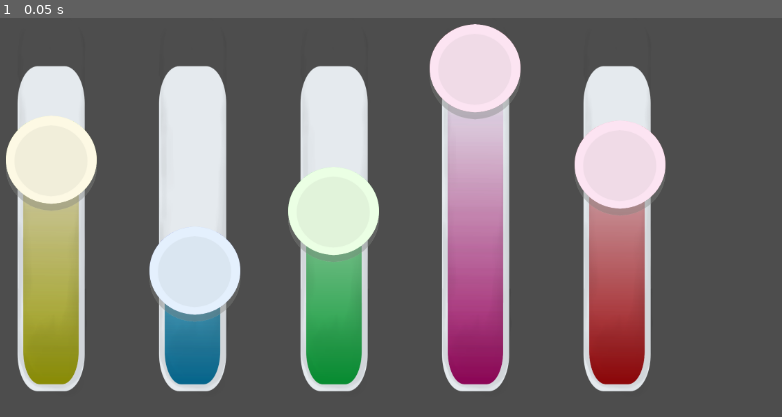
Above: before the commit, frame 1.
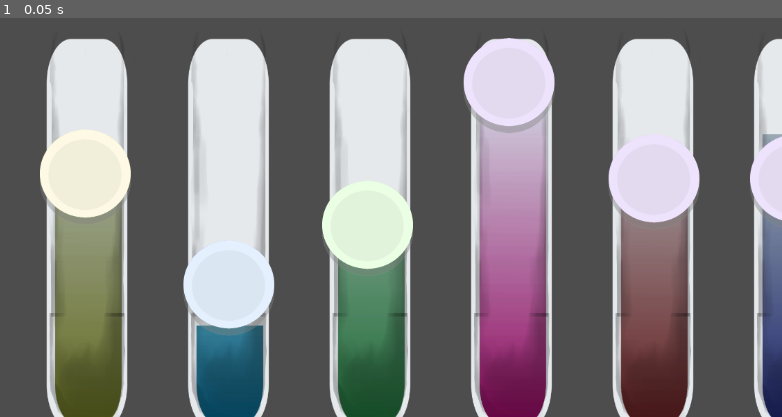
Above: after the commit, the same moment.

Repository: DarilRaf/TheHostage
Game: Godot game, scene res://scenes/all_sliders.tscn
Same seed, same stepped clock (60 frames per second), same inputs: the game is played once before the commit and once after it. This scene is started directly instead of the project's main scene.
Inputs:
- Up to frame 1 (0.05 s): no input

The runs differ from the first frame. In frame 1, 57% of the frame differs, in the area x 0-100%, y 1-100%.

Commit message:
[UI] Base Scene Slider and Steel GUI

Diff:
--- a/scenes/all_sliders.tscn
+++ b/scenes/all_sliders.tscn
@@ -12,6 +12,8 @@
 [ext_resource type="Texture2D" uid="uid://dugydhpcxkmie" path="res://assets/The Hostage - main game/2D/slider_components/button/button_Purple.png" id="10_d20a8"]
 [ext_resource type="Texture2D" uid="uid://dhl6tptvbkwyv" path="res://assets/The Hostage - main game/2D/slider_components/slider/Red/slider_base_curved_Red.png" id="11_6ligo"]
 [ext_resource type="Texture2D" uid="uid://crrjdn17hg2ov" path="res://assets/The Hostage - main game/2D/slider_components/slider/Red/slider_expandable_Red.png" id="12_jo2mt"]
+[ext_resource type="Texture2D" uid="uid://kwwah2suhhcq" path="res://assets/The Hostage - main game/2D/slider_components/slider/Blue/slider_base_ curved_Blue.png" id="13_t7o2h"]
+[ext_resource type="Texture2D" uid="uid://duv3v7ee3sge8" path="res://assets/The Hostage - main game/2D/slider_components/slider/Blue/slider_expandable_Blue.png" id="14_olbsy"]
 
 [node name="All Sliders" type="Control"]
 layout_mode = 3
@@ -43,7 +45,7 @@
 [node name="Slider_Button" parent="GridContainer/ColorRect2" instance=ExtResource("1_l54mx")]
 position = Vector2(-180, 68)
 
-[node name="TextureProgressBar" parent="GridContainer/ColorRect2/Slider_Button/Control" index="0"]
+[node name="TextureProgressBar" parent="GridContainer/ColorRect2/Slider_Button/Control" index="1"]
 value = 20.0
 texture_under = ExtResource("2_pkso1")
 texture_progress = ExtResource("3_bsica")
@@ -62,7 +64,7 @@
 [node name="Slider_Button" parent="GridContainer/ColorRect3" instance=ExtResource("1_l54mx")]
 position = Vector2(-180, 68)
 
-[node name="TextureProgressBar" parent="GridContainer/ColorRect3/Slider_Button/Control" index="0"]
+[node name="TextureProgressBar" parent="GridContainer/ColorRect3/Slider_Button/Control" index="1"]
 value = 50.0
 texture_under = ExtResource("5_qnt8i")
 texture_progress = ExtResource("6_jhxgy")
@@ -81,7 +83,7 @@
 [node name="Slider_Button" parent="GridContainer/ColorRect4" instance=ExtResource("1_l54mx")]
 position = Vector2(-180, 68)
 
-[node name="TextureProgressBar" parent="GridContainer/ColorRect4/Slider_Button/Control" index="0"]
+[node name="TextureProgressBar" parent="GridContainer/ColorRect4/Slider_Button/Control" index="1"]
 value = 100.0
 texture_under = ExtResource("8_qmw75")
 texture_progress = ExtResource("9_86yui")
@@ -100,7 +102,7 @@
 [node name="Slider_Button" parent="GridContainer/ColorRect5" instance=ExtResource("1_l54mx")]
 position = Vector2(-180, 68)
 
-[node name="TextureProgressBar" parent="GridContainer/ColorRect5/Slider_Button/Control" index="0"]
+[node name="TextureProgressBar" parent="GridContainer/ColorRect5/Slider_Button/Control" index="1"]
 value = 65.0
 texture_under = ExtResource("11_6ligo")
 texture_progress = ExtResource("12_jo2mt")
@@ -111,8 +113,28 @@
 [node name="ButtonPic" parent="GridContainer/ColorRect5/Slider_Button/Control/Button" index="0"]
 texture = ExtResource("10_d20a8")
 
+[node name="ColorRect6" type="ColorRect" parent="GridContainer"]
+custom_minimum_size = Vector2(200, 650)
+layout_mode = 2
+color = Color(1, 1, 1, 0)
+
+[node name="Slider_Button" parent="GridContainer/ColorRect6" instance=ExtResource("1_l54mx")]
+position = Vector2(-180, 68)
+
+[node name="TextureProgressBar" parent="GridContainer/ColorRect6/Slider_Button/Control" index="1"]
+value = 75.0
+texture_under = ExtResource("13_t7o2h")
+texture_progress = ExtResource("14_olbsy")
+
+[node name="Button" parent="GridContainer/ColorRect6/Slider_Button/Control" index="3"]
+position = Vector2(3, 80)
+
+[node name="ButtonPic" parent="GridContainer/ColorRect6/Slider_Button/Control/Button" index="0"]
+texture = ExtResource("10_d20a8")
+
 [editable path="GridContainer/ColorRect/Slider_Button"]
 [editable path="GridContainer/ColorRect2/Slider_Button"]
 [editable path="GridContainer/ColorRect3/Slider_Button"]
 [editable path="GridContainer/ColorRect4/Slider_Button"]
 [editable path="GridContainer/ColorRect5/Slider_Button"]
+[editable path="GridContainer/ColorRect6/Slider_Button"]
--- a/scenes/diary.tscn
+++ b/scenes/diary.tscn
@@ -24,6 +24,9 @@
 "name": &"default",
 "speed": 5.0
 }]
+
+[sub_resource type="LabelSettings" id="LabelSettings_6pjbb"]
+font_color = Color(0, 0, 0, 1)
 
 [sub_resource type="SpriteFrames" id="SpriteFrames_qv663"]
 animations = [{
@@ -120,6 +123,7 @@
 theme_override_colors/font_color = Color(0, 0, 0, 1)
 text = "A placeholder text.
 "
+label_settings = SubResource("LabelSettings_6pjbb")
 
 [node name="ColorRect2" type="ColorRect" parent="GridContainer"]
 custom_minimum_size = Vector2(225, 350)
--- /dev/null
+++ b/scenes/rotator.tscn
@@ -0,0 +1,46 @@
+[gd_scene load_steps=6 format=3 uid="uid://g0gluywa44j2"]
+
+[ext_resource type="Texture2D" uid="uid://ctgxqdnq4qmi" path="res://assets/The Hostage - main game/2D/steel_component/rotator_frame1.png" id="1_ouf1y"]
+[ext_resource type="Texture2D" uid="uid://bxqda2bt1r0mv" path="res://assets/The Hostage - main game/2D/steel_component/rotator_frame2.png" id="2_0hxk8"]
+[ext_resource type="Texture2D" uid="uid://18w0jdix8a75" path="res://assets/The Hostage - main game/2D/steel_component/rotator_frame3.png" id="3_lt7yx"]
+
+[sub_resource type="SpriteFrames" id="SpriteFrames_v2qf2"]
+animations = [{
+"frames": [{
+"duration": 1.0,
+"texture": ExtResource("1_ouf1y")
+}],
+"loop": true,
+"name": &"turn_0",
+"speed": 5.0
+}, {
+"frames": [{
+"duration": 1.0,
+"texture": ExtResource("2_0hxk8")
+}],
+"loop": true,
+"name": &"turn_1",
+"speed": 5.0
+}, {
+"frames": [{
+"duration": 1.0,
+"texture": ExtResource("3_lt7yx")
+}],
+"loop": true,
+"name": &"turn_2",
+"speed": 5.0
+}]
+
+[sub_resource type="RectangleShape2D" id="RectangleShape2D_maxfl"]
+size = Vector2(99, 215)
+
+[node name="Rotator" type="Area2D"]
+
+[node name="AnimatedSprite2D" type="AnimatedSprite2D" parent="."]
+scale = Vector2(0.3, 0.3)
+sprite_frames = SubResource("SpriteFrames_v2qf2")
+animation = &"turn_0"
+
+[node name="CollisionShape2D" type="CollisionShape2D" parent="."]
+position = Vector2(-9.5, -4.5)
+shape = SubResource("RectangleShape2D_maxfl")
--- a/scenes/slider_button.tscn
+++ b/scenes/slider_button.tscn
@@ -12,42 +12,47 @@
 
 [node name="Slider_Button" type="Node2D"]
 
-[node name="SliderOuterBase" type="Sprite2D" parent="."]
-position = Vector2(275, 315)
-scale = Vector2(0.5, 0.5)
+[node name="Control" type="Node2D" parent="."]
+
+[node name="SliderOuterBase" type="Sprite2D" parent="Control"]
+position = Vector2(326, 324)
+scale = Vector2(0.6, 0.6)
 texture = ExtResource("2_g2ib2")
 
-[node name="Control" type="Node2D" parent="."]
-
 [node name="TextureProgressBar" type="TextureProgressBar" parent="Control"]
-offset_left = 4.0
-offset_top = 50.0
-offset_right = 1084.0
-offset_bottom = 1130.0
-scale = Vector2(0.5, 0.5)
+modulate = Color(0.941176, 1, 1, 1)
+offset_left = 3.0
+offset_top = 10.0
+offset_right = 1083.0
+offset_bottom = 1090.0
+scale = Vector2(0.6, 0.6)
 value = 70.0
 fill_mode = 3
 texture_under = ExtResource("3_omiys")
 texture_progress = ExtResource("4_owdim")
+metadata/_edit_use_anchors_ = true
 
-[node name="SliderShadowExpandable" type="Sprite2D" parent="Control"]
-position = Vector2(275, 280)
+[node name="Node2D" type="Node2D" parent="Control"]
+scale = Vector2(1.1, 1.1)
+
+[node name="SliderShadowBase" type="Sprite2D" parent="Control/Node2D"]
+position = Vector2(295.455, 276.364)
+scale = Vector2(0.6, 0.6)
+texture = ExtResource("1_33jcn")
+
+[node name="SliderShadowExpandable" type="Sprite2D" parent="Control/Node2D"]
+position = Vector2(296.364, 280.909)
 scale = Vector2(0.6, 0.6)
 texture = ExtResource("2_imdxv")
-
-[node name="SliderShadowBase" type="Sprite2D" parent="Control"]
-position = Vector2(275, 280)
-scale = Vector2(0.6, 0.6)
-texture = ExtResource("1_33jcn")
 
 [node name="Button" type="Area2D" parent="Control"]
 position = Vector2(-1, 73)
 
 [node name="ButtonPic" type="Sprite2D" parent="Control/Button"]
-position = Vector2(281, 139)
+position = Vector2(330, 159)
 scale = Vector2(0.5, 0.5)
 texture = ExtResource("6_tycsd")
 
 [node name="CollisionShape2D" type="CollisionShape2D" parent="Control/Button"]
-position = Vector2(279, 138)
+position = Vector2(329, 157)
 shape = SubResource("CircleShape2D_nq7u0")
--- /dev/null
+++ b/scenes/sliders_steel_rotator.tscn
@@ -0,0 +1,56 @@
+[gd_scene load_steps=6 format=3 uid="uid://ckbtt33fhdbxx"]
+
+[ext_resource type="PackedScene" uid="uid://iwv0xbgrb0cn" path="res://scenes/steel_and_rotator.tscn" id="1_6vwjt"]
+[ext_resource type="PackedScene" uid="uid://dhl07ttwot2mo" path="res://scenes/all_sliders.tscn" id="2_tq5ur"]
+[ext_resource type="Texture2D" uid="uid://cmimao6a8ggun" path="res://assets/The Hostage - main game/2D/slider_components/button/button_LightBlue.png" id="3_osxpp"]
+[ext_resource type="Texture2D" uid="uid://bvnq1vubybcna" path="res://assets/The Hostage - main game/2D/slider_components/button/button_Blue.png" id="4_46pf2"]
+[ext_resource type="Texture2D" uid="uid://ck8jbmkgg01bb" path="res://assets/The Hostage - main game/2D/slider_components/button/button_Red.png" id="4_wu0fk"]
+
+[node name="Sliders_Steel_Rotator" type="Control"]
+layout_mode = 3
+anchors_preset = 15
+anchor_right = 1.0
+anchor_bottom = 1.0
+grow_horizontal = 2
+grow_vertical = 2
+
+[node name="Steel_and_Rotator" parent="." instance=ExtResource("1_6vwjt")]
+layout_mode = 1
+
+[node name="All Sliders" parent="." instance=ExtResource("2_tq5ur")]
+layout_mode = 1
+offset_left = 152.0
+offset_top = 113.0
+offset_right = 152.0
+offset_bottom = 113.0
+scale = Vector2(0.5, 0.5)
+
+[node name="GridContainer" parent="All Sliders" index="0"]
+offset_left = -100.0
+offset_top = 20.0
+offset_right = 1200.0
+offset_bottom = 682.0
+
+[node name="TextureProgressBar" parent="All Sliders/GridContainer/ColorRect2/Slider_Button/Control" index="1"]
+value = 40.0
+
+[node name="ButtonPic" parent="All Sliders/GridContainer/ColorRect2/Slider_Button/Control/Button" index="0"]
+texture = ExtResource("3_osxpp")
+
+[node name="ButtonPic" parent="All Sliders/GridContainer/ColorRect5/Slider_Button/Control/Button" index="0"]
+texture = ExtResource("4_wu0fk")
+
+[node name="ButtonPic" parent="All Sliders/GridContainer/ColorRect6/Slider_Button/Control/Button" index="0"]
+position = Vector2(331, 116)
+texture = ExtResource("4_46pf2")
+
+[node name="CollisionShape2D" parent="All Sliders/GridContainer/ColorRect6/Slider_Button/Control/Button" index="1"]
+position = Vector2(331, 114)
+
+[editable path="All Sliders"]
+[editable path="All Sliders/GridContainer/ColorRect/Slider_Button"]
+[editable path="All Sliders/GridContainer/ColorRect2/Slider_Button"]
+[editable path="All Sliders/GridContainer/ColorRect3/Slider_Button"]
+[editable path="All Sliders/GridContainer/ColorRect4/Slider_Button"]
+[editable path="All Sliders/GridContainer/ColorRect5/Slider_Button"]
+[editable path="All Sliders/GridContainer/ColorRect6/Slider_Button"]
--- /dev/null
+++ b/scenes/steel_and_rotator.tscn
@@ -0,0 +1,20 @@
+[gd_scene load_steps=3 format=3 uid="uid://iwv0xbgrb0cn"]
+
+[ext_resource type="Texture2D" uid="uid://dio578fbnudja" path="res://assets/The Hostage - main game/2D/steel_component/steel_base.png" id="1_kiyoj"]
+[ext_resource type="PackedScene" uid="uid://g0gluywa44j2" path="res://scenes/rotator.tscn" id="2_s4whi"]
+
+[node name="Steel_and_Rotator" type="Control"]
+layout_mode = 3
+anchors_preset = 15
+anchor_right = 1.0
+anchor_bottom = 1.0
+grow_horizontal = 2
+grow_vertical = 2
+
+[node name="SteelBase" type="Sprite2D" parent="."]
+position = Vector2(572, 315)
+scale = Vector2(0.3, 0.3)
+texture = ExtResource("1_kiyoj")
+
+[node name="Rotator" parent="." instance=ExtResource("2_s4whi")]
+position = Vector2(842, 315)
Binary file added: assets/The Hostage - main game/2D/slider_components/button/button_LightBlue.png
Not shown, added: assets/The Hostage - main game/2D/slider_components/button/button_LightBlue.png.import
Binary file changed: assets/The Hostage - main game/2D/slider_components/button/button_Purple.png
Binary file added: assets/The Hostage - main game/2D/slider_components/button/button_Red.png
Not shown, added: assets/The Hostage - main game/2D/slider_components/button/button_Red.png.import
Binary file changed: assets/The Hostage - main game/2D/slider_components/slider/Blue/slider_base_ curved_Blue.png
Binary file changed: assets/The Hostage - main game/2D/slider_components/slider/Blue/slider_expandable_Blue.png
Binary file changed: assets/The Hostage - main game/2D/slider_components/slider/Green/slider_base_curved_Green.png
Binary file changed: assets/The Hostage - main game/2D/slider_components/slider/Green/slider_expandable_Green.png
Binary file changed: assets/The Hostage - main game/2D/slider_components/slider/Light Blue/slider_base_ curved_LightBlue.png
Binary file changed: assets/The Hostage - main game/2D/slider_components/slider/Light Blue/slider_expandable_LightBlue.png
Binary file changed: assets/The Hostage - main game/2D/slider_components/slider/Red/slider_base_curved_Red.png
(and 16 more such lines)
